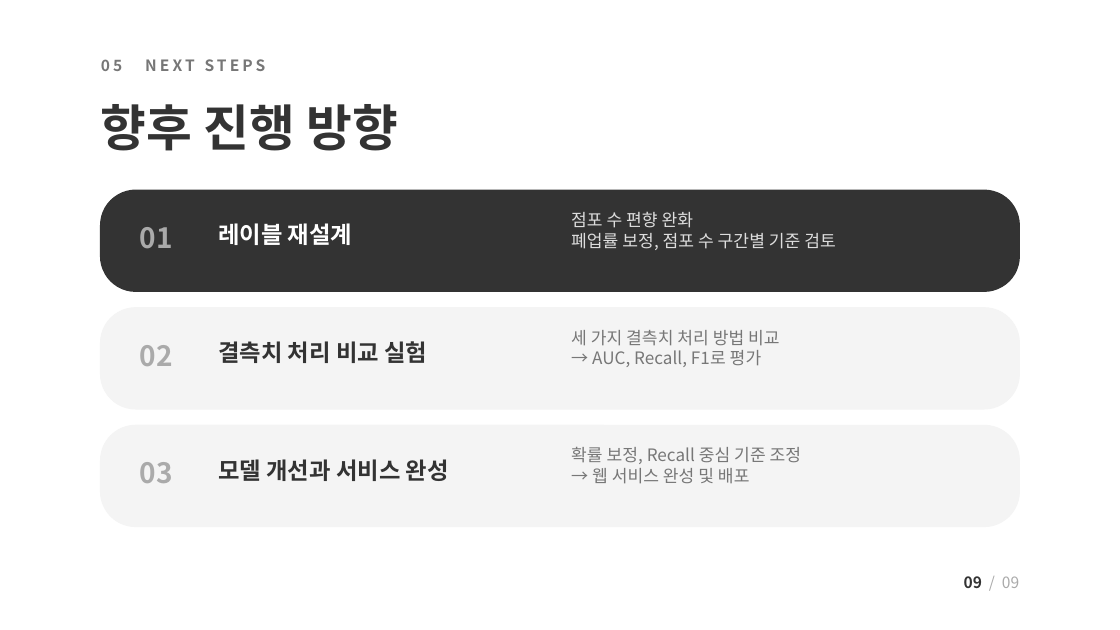
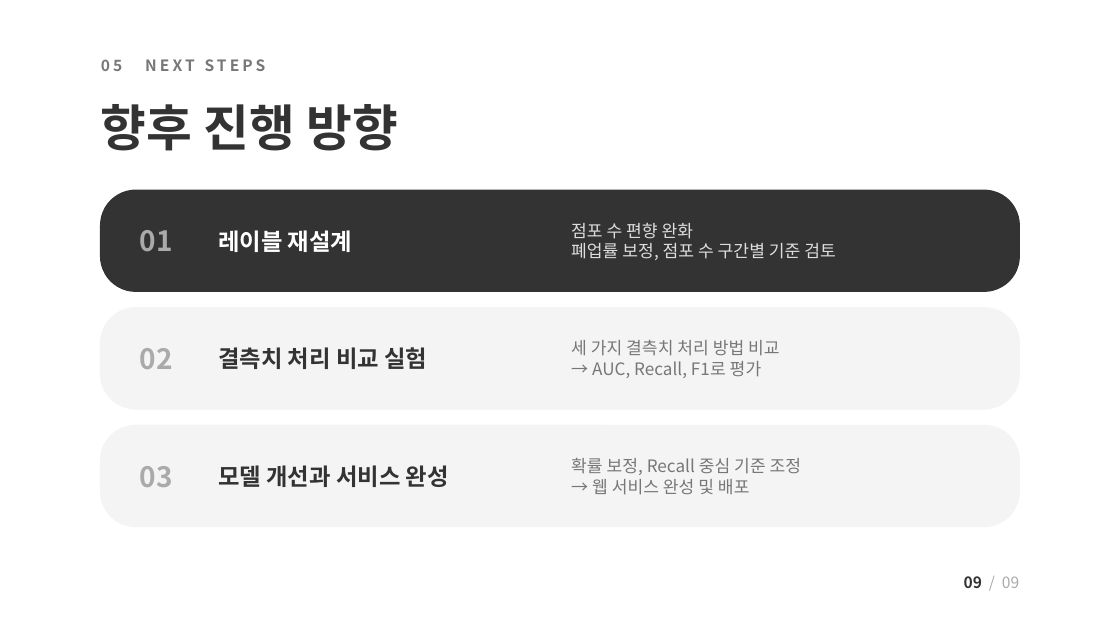
Before and after one commit to JungUihyun/biz-risk-predictor, a slide deck: slide 9 of docs/presentation/biz-risk-predictor_mid2_public.pptx. Drawn at 1120x630 pixels with LibreOffice and Linux fonts; fonts in the diff are those of the drawing. Boxes give left, top, right and bottom in pixels: in the first picture for what was removed or moved away, otherwise in the second. Text is boxed around its words. In the diff, an @@ line names an element or a change of style, - is before the commit and + after.

```diff
--- a/docs/presentation/biz-risk-predictor_mid2_public.pptx
+++ b/docs/presentation/biz-risk-predictor_mid2_public.pptx
@@ text "레이블 재설계": place and size @@
-text "레이블 재설계" at box(218, 223, 352, 245)
+text "레이블 재설계" at box(218, 230, 352, 252)
@@ text "점포 수 편향 완화": place and size @@
-text "점포 수 편향 완화" at box(571, 211, 836, 250)
+text "점포 수 편향 완화" at box(571, 222, 836, 260)
@@ text "세 가지 결측치 처리 방법 ...": place and size @@
-text "세 가지 결측치 처리 방법 ..." at box(571, 330, 780, 367)
+text "세 가지 결측치 처리 방법 ..." at box(571, 340, 780, 378)
@@ vertical alignment top to middle in 9 elements at box(571, 222, 836, 260), box(571, 340, 780, 378), box(571, 458, 802, 495), box(218, 230, 352, 252), box(218, 347, 427, 369), box(218, 465, 449, 487), box(140, 230, 173, 252), box(140, 348, 173, 369), box(140, 466, 173, 487) @@
@@ text "확률 보정, Recall 중심 기준 ...": place and size @@
-text "확률 보정, Recall 중심 기준 ..." at box(571, 447, 802, 484)
+text "확률 보정, Recall 중심 기준 ..." at box(571, 458, 802, 495)
```
Also in this commit, not shown: 6 other slides changed.
